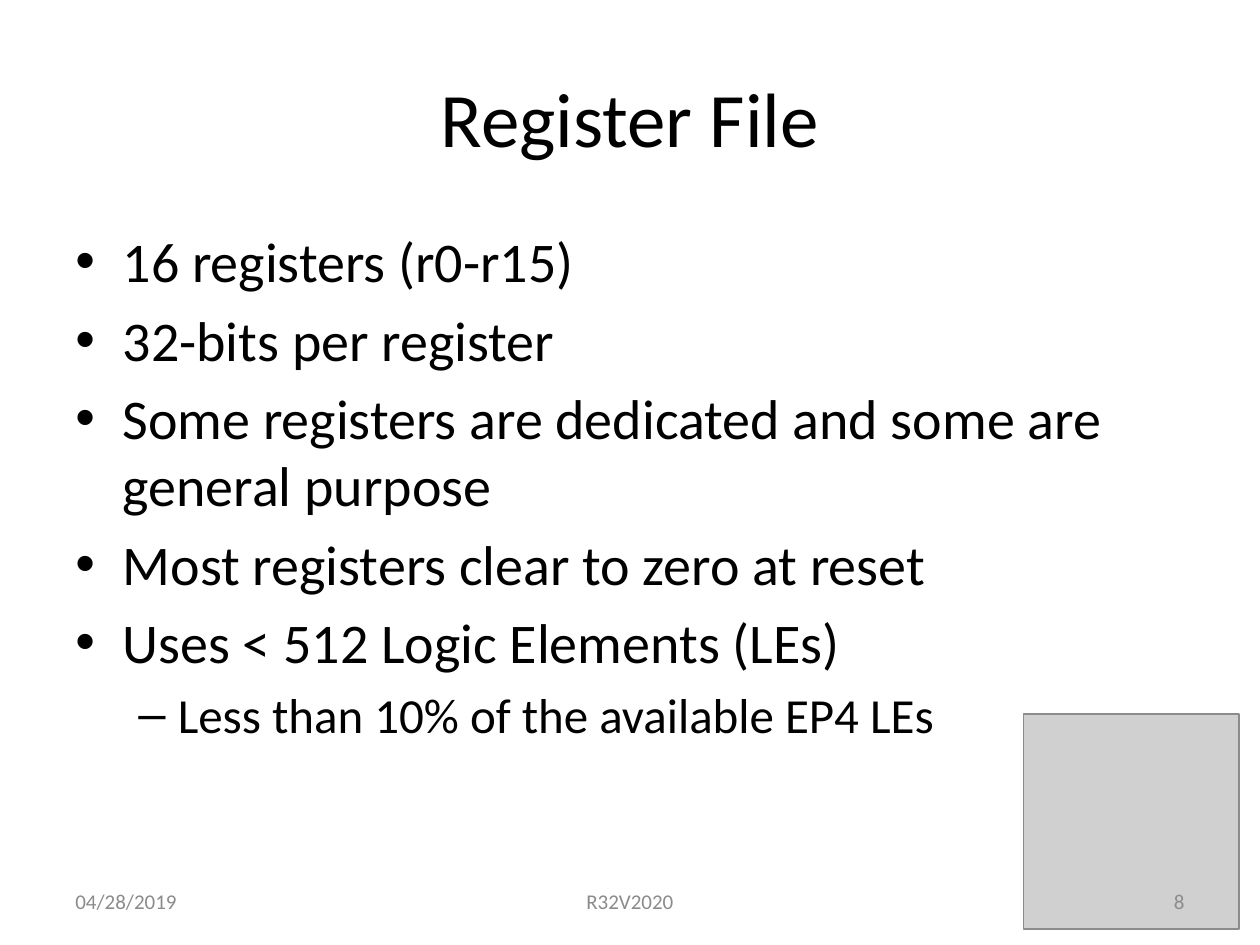
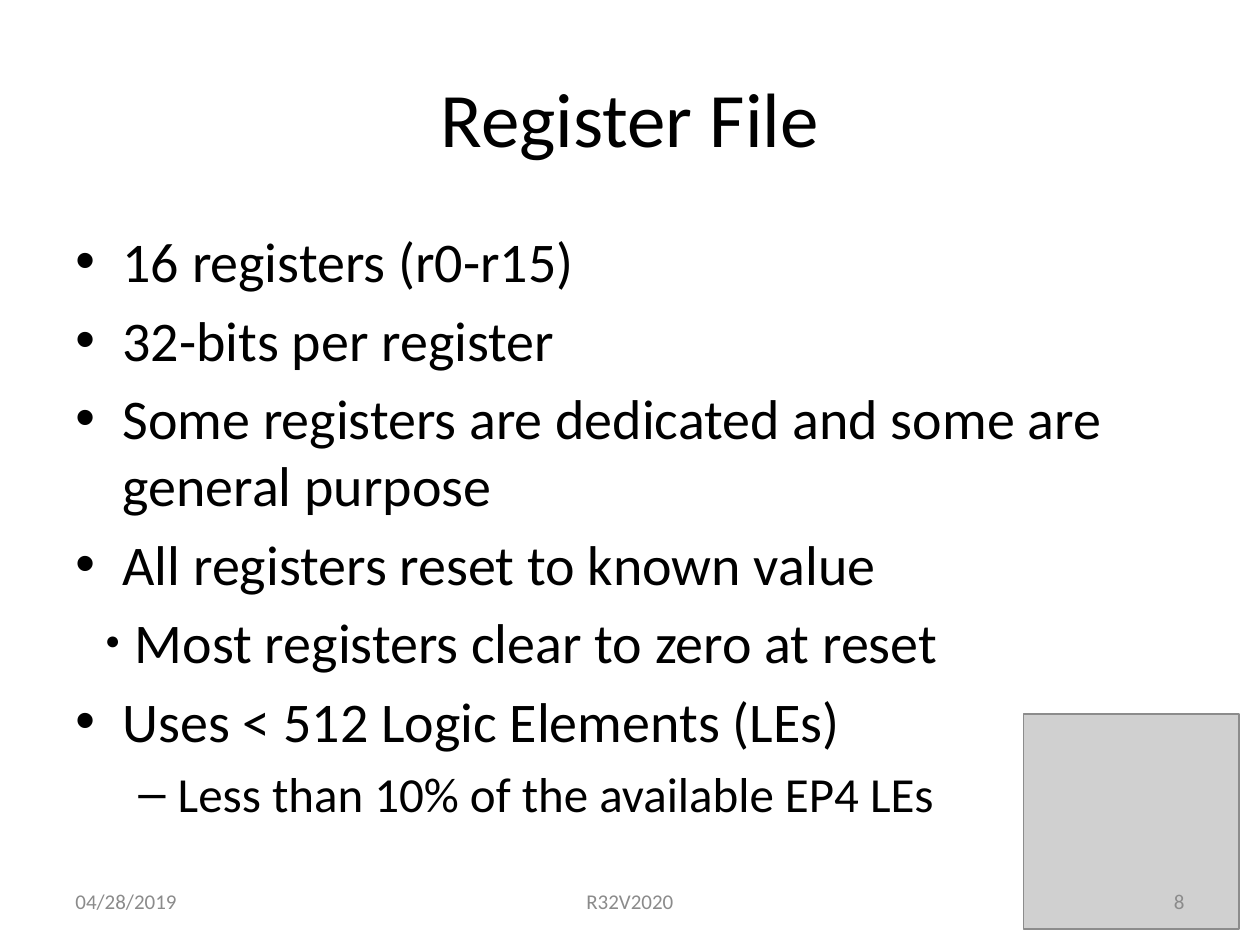
Before and after one commit to douggilliland/R32V2020, a slide deck: slide 8 of Architecture/R32V2020-RISC in EP4CE6.pptx. Drawn at 1260x945 pixels with LibreOffice and Linux fonts; fonts in the diff are those of the drawing; grey boxes stand for pictures. Boxes give left, top, right and bottom in pixels: in the first picture for what was removed or moved away, otherwise in the second. Text is boxed around its words. In the diff, an @@ line names an element or a change of style, - is before the commit and + after.

```diff
--- a/Architecture/R32V2020-RISC in EP4CE6.pptx
+++ b/Architecture/R32V2020-RISC in EP4CE6.pptx
@@ text at (123,546,875,595): paragraph added @@
+• All registers reset to known value
@@ text at (135,624,937,673): bullet • to ●; list level 1 to 2 in "Most registers clear to zero ..." @@
```
Also in this commit, not shown: 5 other slides changed, 3 slides added.
